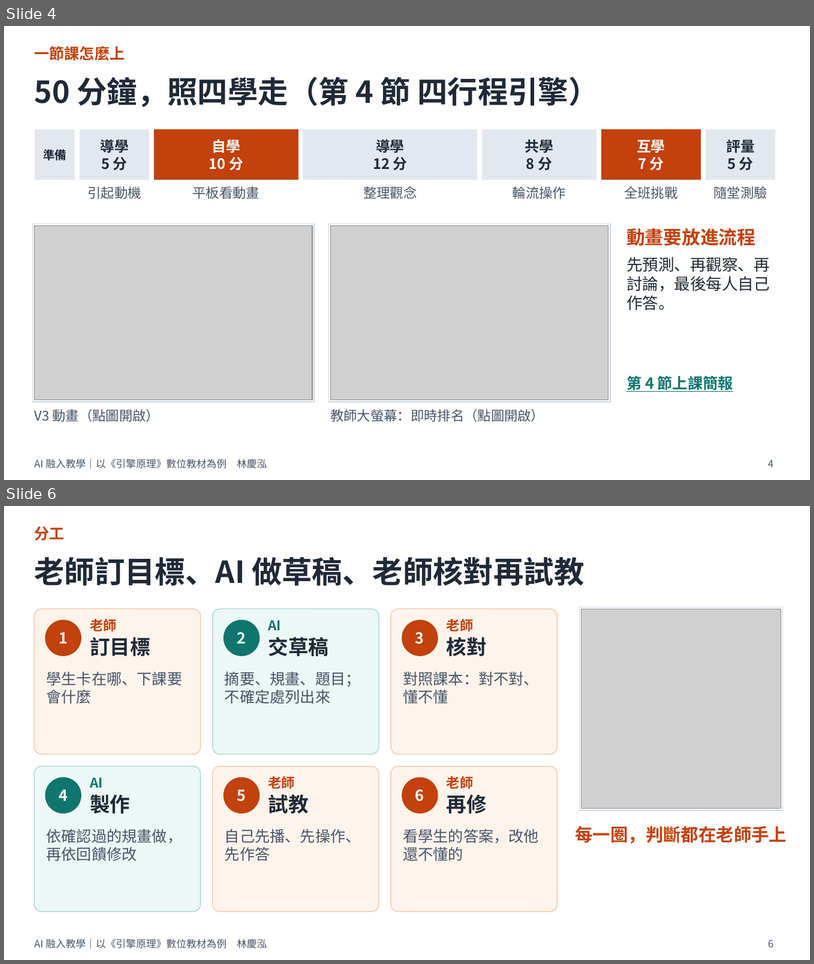
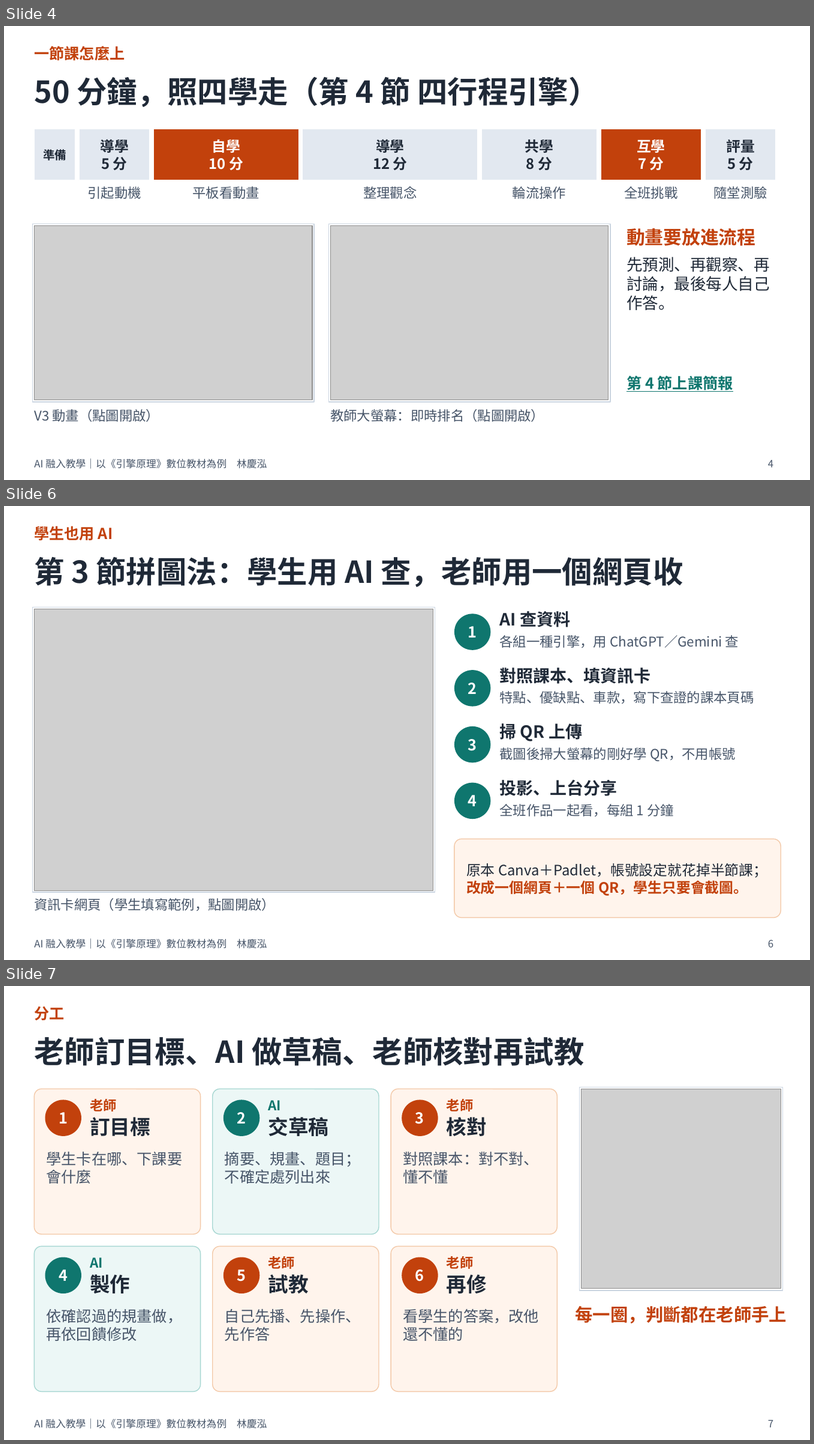
Before and after one commit to ntccar01/engine-principles, a slide deck: share/docs/AI融入教學_引擎原理_教師分享_列印版.pptx. Shown one above the other, each under a label of ours: slides 4 and 6 before the commit, slides 4, 6 and 7 after it; the slides between them are not shown. The pictures are 814x964 and 814x1444 pixels, drawn with LibreOffice and Linux fonts; fonts in the diff are those of the drawing; grey boxes stand for pictures. Boxes give left, top, right and bottom in pixels: in the first picture for what was removed or moved away, otherwise in the second. Text is boxed around its words. In the diff, an @@ line names an element or a change of style, - is before the commit and + after.

```diff
--- a/share/docs/AI融入教學_引擎原理_教師分享_列印版.pptx
+++ b/share/docs/AI融入教學_引擎原理_教師分享_列印版.pptx
@@ slide 6 added at (4,506,810,960), background #FFFFFF; not listed: 1 template element that a slide beside it also shows @@
@@ text added at (34,526,113,541), 18 pt, text #C2410C, bold @@
+學生也用 AI
@@ title added at (34,557,683,587), 36 pt, text #1F2937, bold @@
+第 3 節拼圖法：學生用 AI 查，老師用一個網頁收
@@ rectangle added at (32,607,435,892), fill #FFFFFF, outline #CBD5E1 1 pt @@
@@ picture added at (34,609,434,890) @@
@@ ellipse added at (455,613,491,650), fill #0F766E, 18 pt, text #FFFFFF, bold @@
+1
@@ text added at (500,611,570,627), 20 pt, text #1F2937, bold @@
+AI 查資料
@@ text added at (500,635,739,648), 16 pt, text #475569 @@
+各組一種引擎，用 ChatGPT／Gemini 查
@@ text added at (500,667,651,684), 20 pt, text #1F2937, bold @@
+對照課本、填資訊卡
@@ ellipse added at (455,670,491,706), fill #0F766E, 18 pt, text #FFFFFF, bold @@
+2
@@ text added at (500,691,755,703), 16 pt, text #475569 @@
+特點、優缺點、車款，寫下查證的課本頁碼
@@ ellipse added at (455,726,491,762), fill #0F766E, 18 pt, text #FFFFFF, bold @@
+3
@@ text added at (500,723,582,741), 20 pt, text #1F2937, bold @@
+掃 QR 上傳
@@ text added at (500,747,735,761), 16 pt, text #475569 @@
+截圖後掃大螢幕的剛好學 QR，不用帳號
@@ ellipse added at (455,783,491,819), fill #0F766E, 18 pt, text #FFFFFF, bold @@
+4
@@ text added at (500,780,618,796), 20 pt, text #1F2937, bold @@
+投影、上台分享
@@ text added at (500,804,674,816), 16 pt, text #475569 @@
+全班作品一起看，每組 1 分鐘
@@ rounded rectangle added at (455,839,782,918), fill #FFF4EC, outline #F3C9A8 1 pt @@
@@ text added at (467,863,768,895), 17 pt, text #1F2937 @@
+原本 Canva＋Padlet，帳號設定就花掉半節課；
+改成一個網頁＋一個 QR，學生只要會截圖。
@@ text added at (34,898,275,910), 16 pt, text #475569 @@
+資訊卡網頁（學生填寫範例，點圖開啟）
@@ page number added at (768,939,774,947), 12 pt, text #475569 @@
+6
@@ what was slide 6 is now slide 7 @@
@@ page number at (768,1419,774,1427): text changed @@
-6
+7
```
Also in this commit, not shown: 4 slides changed, 4 other files.
